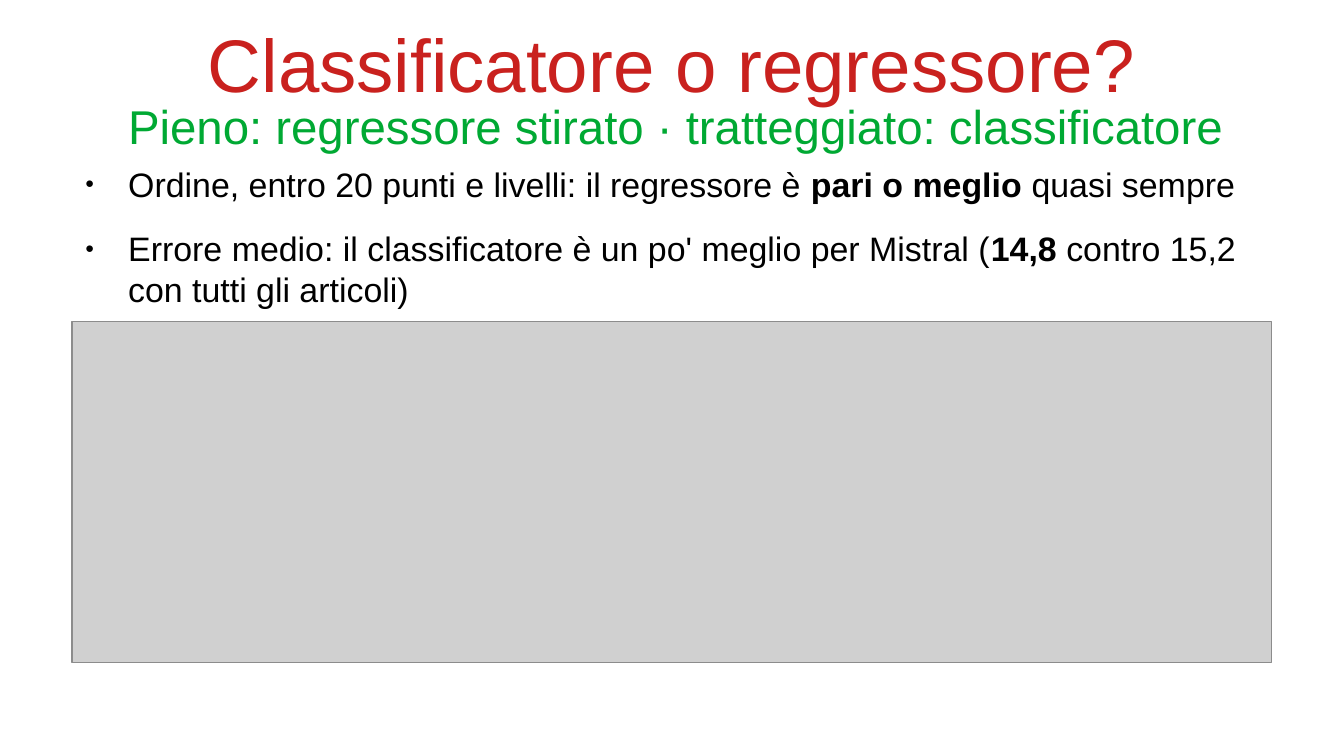
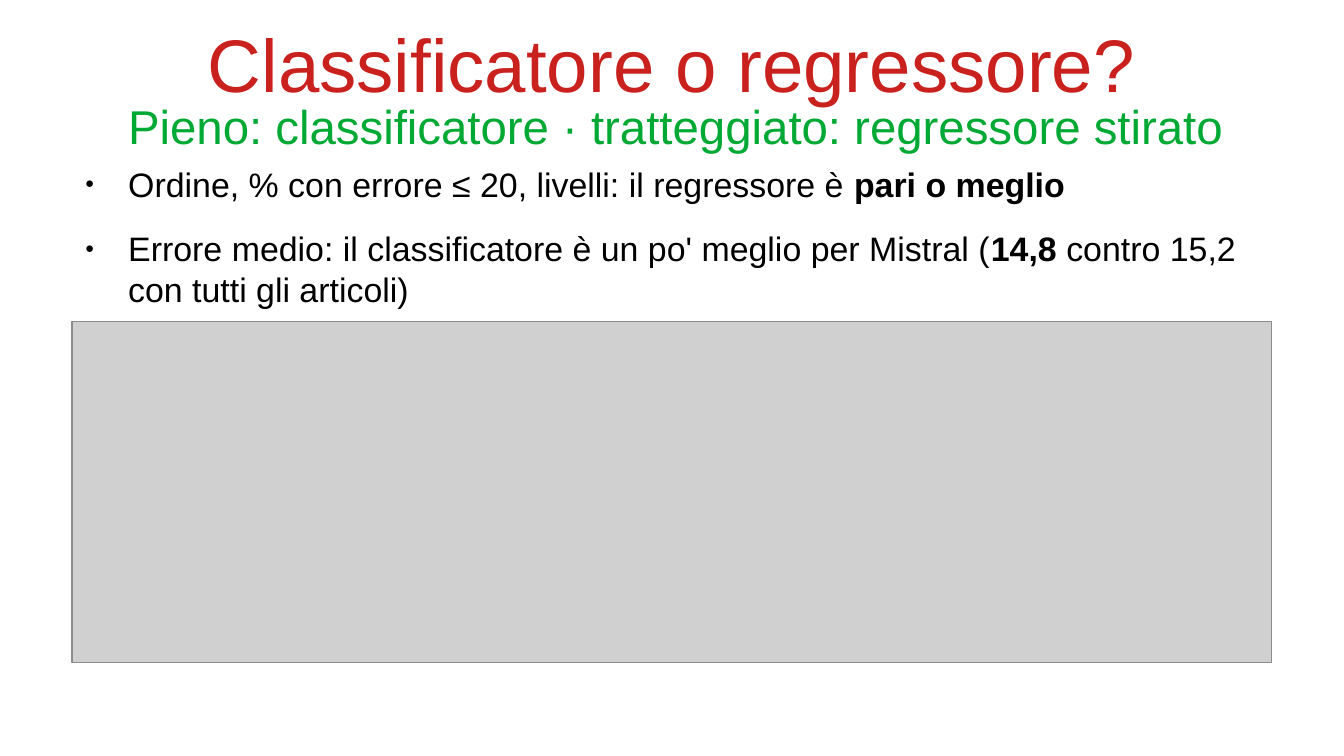
Before and after one commit to bianchi-john/PublisherClassification, a slide deck: slide 53 of Presentazioni/Stato finale/FinalState.odp (slide 39 before the commit). Drawn at 1344x756 pixels with LibreOffice and Linux fonts; fonts in the diff are those of the drawing; grey boxes stand for pictures. Boxes give left, top, right and bottom in pixels: in the first picture for what was removed or moved away, otherwise in the second. Text is boxed around its words. In the diff, an @@ line names an element or a change of style, - is before the commit and + after.

```diff
--- a/Presentazioni/Stato finale/FinalState.odp
+++ b/Presentazioni/Stato finale/FinalState.odp
@@ title at (128,107,1223,154): text changed @@
-Pieno: regressore stirato · tratteggiato: classificatore
+Pieno: classificatore · tratteggiato: regressore stirato
@@ text at (128,172,1065,203): text changed @@
-● Ordine, entro 20 punti e livelli: il regressore è pari o meglio quasi sempre
+● Ordine, % con errore ≤ 20, livelli: il regressore è pari o meglio
```
Also in this commit, not shown: 9 other slides changed, 18 slides added, 4 slides removed, 43 other files.
